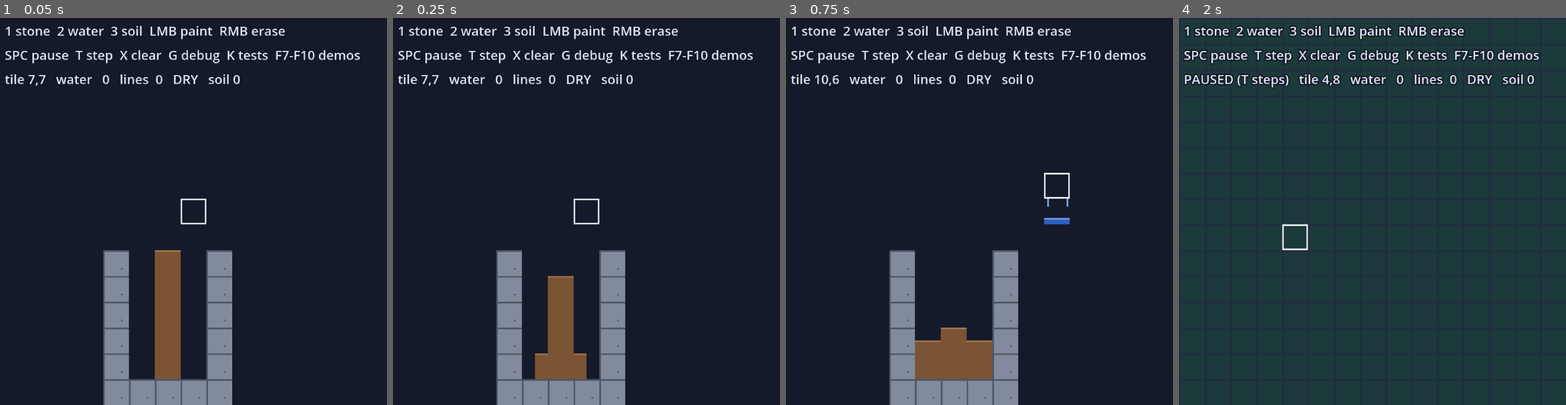
Above: before the commit, frames 1-4 (left to right).
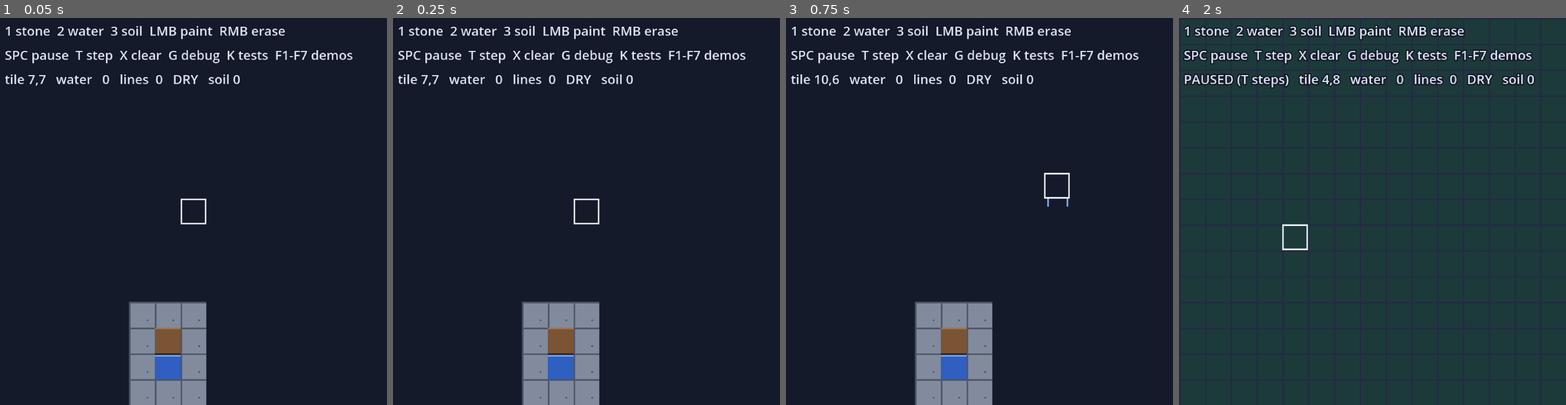
Above: after the commit, the same moments.

Repository: ssjmarx/witchgame
Game: Godot game, scene res://scenes/testing/test_soil.tscn
Same seed, same stepped clock (60 frames per second), same inputs: the game is played once before the commit and once after it. The project has no main scene, so this scene is started directly.
Inputs (mouse positions are in pixels of both pictures, inside the frame that each line leads up to):
- Up to frame 1 (0.05 s): no input
- Up to frame 2 (0.25 s): no input
- Up to frame 3 (0.75 s): tap Enter at 0.5 s; move the mouse to (1064, 192) at 0.52 s; tap T at 0.6 s; click (1064, 192) at 0.67 s
- Up to frame 4 (2 s): tap Space at 0.77, 1.25, 1.52 s; tap X at 0.8, 1.35 s; move the mouse to (1295, 230) at 1.27 s; click (1295, 230) at 1.42 s; tap G at 1.55 s

The runs differ from the first frame. In frame 1, 10% of the frame differs, in the area x 26-93%, y 8-100%; in frame 2, 9.6%; in frame 3, 9.3%; in frame 4, 0.3%.

Commit message:
soil!  solids!

Diff:
--- a/scripts/element_grid/element_renderer.gd
+++ b/scripts/element_grid/element_renderer.gd
@@ -8,6 +8,8 @@
 const TILE := 16  # pixels per tile
 const FLOW_STREAK := 48  # <tune> — downward flow above this draws waterfall streaks
 const SUB_QUADS: Array = [[GridSand.TL, 0, 0], [GridSand.TR, 8, 0], [GridSand.BL, 0, 8], [GridSand.BR, 8, 8]]
+const BOTTOM_MASK := GridSand.BL | GridSand.BR  # the two lower subtile slots
+const TOP_MASK := GridSand.TL | GridSand.TR      # the two upper subtile slots
 
 # the sim state this renderer draws
 var stone: GridStone
@@ -41,7 +43,7 @@
 		_draw_cursor()
 	texture.update(image)
 
-## Paint one tile: beveled stone, or a water column with crest.
+## Paint one tile: beveled stone, or liquid under solids -- water level first, soil quads drawn over the fill they displace.
 func _draw_tile(x: int, y: int) -> void:
 	var px := x * TILE
 	var py := y * TILE
@@ -51,25 +53,12 @@
 		image.fill_rect(Rect2i(px, py, 1, TILE), Palette.STONE_DARK)
 		image.set_pixel(px + 11, py + 11, Palette.STONE_DARK)
 		return
-
 	var n := stone.packet.get_sub(stone.idx(x, y), TilePacket.K_SOIL)
+	var w := water.get_water(x, y)
+	if w >= GridWater.LINE:
+		_draw_water(x, y, px, py, w, n)
 	if n != 0:
 		_draw_soil(x, y, px, py, n)
-
-	var w := water.get_water(x, y)
-	if w < GridWater.LINE:
-		return
-	# a tile under visible water is solid blue; only the surface tile draws level and crest
-	var covered: bool = y > 0 and water.get_water(x, y - 1) >= GridWater.LINE
-	if covered:
-		image.fill_rect(Rect2i(px, py, TILE, TILE), Palette.WATER)
-		_draw_flow(x, y, px, py)
-		return
-	var lines := w >> 4
-	var top := py + TILE - lines
-	image.fill_rect(Rect2i(px, top, TILE, lines), Palette.WATER)
-	image.fill_rect(Rect2i(px, top, TILE, 1), Palette.WATER_SURFACE)
-	_draw_flow(x, y, px, py)
 
 ## Overlay air pockets, per-segment level lines, and the tile grid (G).
 func _draw_debug() -> void:
@@ -125,12 +114,12 @@
 	image.fill_rect(Rect2i(px, py, 1, TILE), Palette.CURSOR)
 	image.fill_rect(Rect2i(px + TILE - 1, py, 1, TILE), Palette.CURSOR)
 
-## Waterfall streaks: downward flow at mag >= FLOW_STREAK with dir DOWN draws hashed vertical streaks keyed on (tile, tick_count) — hash-based, never the sim PRNG (world §1).
-func _draw_flow(x: int, y: int, px: int, py: int) -> void:
+## Waterfall streaks: downward flow at mag >= FLOW_STREAK with dir DOWN draws hashed vertical streaks keyed on (tile, tick_count) — hash-based, never the sim PRNG (world §1). Returns true when streaks were drawn; the caller then draws no fill or crest -- falling water is streaks, not pooled lines.
+func _draw_flow(x: int, y: int, px: int, py: int) -> bool:
 	if water.get_flow_mag(x, y) < FLOW_STREAK:
-		return
+		return false
 	if water.get_flow_dir(x, y) != GridWater.FlowDir.DOWN:
-		return
+		return false
 	var hsh := (x * 92837111 + y * 689287499 + water.tick_count * 283923481) & 0x7FFFFFFF
 	var ln := 3 + ((hsh >> 14) % 3)
 	var s1 := px + (hsh % TILE)
@@ -138,7 +127,7 @@
 	image.fill_rect(Rect2i(s1, py, 1, ln), Palette.WATER_SURFACE)
 	if s2 != s1:
 		image.fill_rect(Rect2i(s2, py, 1, ln), Palette.WATER_SURFACE)
-
+	return true
 
 ## Loose soil: one 8x8 quad per set nibble bit, light lip on subtiles with no soil directly above.
 func _draw_soil(x: int, y: int, px: int, py: int, n: int) -> void:
@@ -159,3 +148,32 @@
 			covered = (n_up & want) != 0
 		if not covered:
 			image.fill_rect(Rect2i(px + c[1], py + c[2], 8, 1), Palette.SOIL_LIP)
+
+## Waterline lift over the tile's own soil subtiles: a squeezed pool reads higher on the fill. v = raw lines (units >> 4), n = soil nibble; returns the drawn line count, clamped to 15.
+func _lifted_lines(v: int, n: int) -> int:
+	var bottom := TilePacket.POPCOUNT[n & BOTTOM_MASK]
+	var top := TilePacket.POPCOUNT[n & TOP_MASK]
+	var shown := v
+	if bottom == 2:
+		if top == 0:
+			shown = v + 4   # 2b: both bottom slots -- flat lift
+		else:
+			shown = mini(2 * v + 4, v + 6)   # 2c: the 2b lift, plus the original lines doubled, cap +6
+	elif bottom == 1:
+		var cap := 2
+		if top > 0:
+			cap = 4   # 2d widens 2a's cap when a top slot is also filled
+		shown = mini(2 * v, v + cap)
+	return mini(shown, 15)
+
+## Draw one tile's water: waterfall streaks replace the fill entirely, covered tiles go solid blue, the surface tile fills by the subtile-lifted line count with a crest.
+func _draw_water(x: int, y: int, px: int, py: int, w: int, n: int) -> void:
+	if _draw_flow(x, y, px, py):
+		return   # falling water: streaks stand in for the lines
+	if y > 0 and water.get_water(x, y - 1) >= GridWater.LINE:
+		image.fill_rect(Rect2i(px, py, TILE, TILE), Palette.WATER)
+		return
+	var lines := _lifted_lines(w >> 4, n)
+	var top := py + TILE - lines
+	image.fill_rect(Rect2i(px, top, TILE, lines), Palette.WATER)
+	image.fill_rect(Rect2i(px, top, TILE, 1), Palette.WATER_SURFACE)
--- a/scripts/element_grid/grid_sand.gd
+++ b/scripts/element_grid/grid_sand.gd
@@ -29,15 +29,19 @@
 var width: int
 var height: int
 
+var water: GridWater
+
 var _sub := PackedByteArray()  # expanded w*2 x h*2 material codes, refilled each tick
+var _moved := PackedByteArray()  # per-tick flags: cells a subtile already landed in this pass
 var _tick_count := 0
 
-## Size the field, bind the packet via the stone facade.
-func _init(w: int, h: int, terrain: GridStone) -> void:
+## Size the field, bind the packet via the stone facade and the water field for headroom queries.
+func _init(w: int, h: int, terrain: GridStone, p_water: GridWater) -> void:
 	width = w
 	height = h
 	stone = terrain
 	pk = terrain.packet
+	water = p_water
 	_sub.resize(w * 2 * h * 2)
 
 ## Flat-array index of tile (x, y).
@@ -59,13 +63,12 @@
 
 # -- Tick pipeline ------------------------------------------------------------
 
-## One tick: expand all subtile columns to the material grid, run the sand pass, repack and book, assert the ledger.
+## One tick: expand, run the sand pass, repack and book. The paired water tick owns the packet assert -- its displacement pass resolves repack's deficits same-tick.
 func tick() -> void:
 	_tick_count += 1
 	_expand()
 	_pass_all()
 	_repack()
-	pk.assert_all()
 
 ## Rebuild the expanded material grid from the packet nibbles (read-only).
 func _expand() -> void:
@@ -102,9 +105,7 @@
 				if _sub[base + 1] == code: n |= TR
 				if _sub[base + w2] == code: n |= BL
 				if _sub[base + w2 + 1] == code: n |= BR
-				var deficit := pk.set_sub(idx(x, y), kind, n)
-				if deficit > 0:
-					push_error("GridSand: repack over-budget at %d,%d kind %d" % [x, y, kind])
+				pk.set_sub(idx(x, y), kind, n)
 
 # -- The sand pass ------------------------------------------------------------
 
@@ -121,20 +122,25 @@
 			for sx in range(w2 - 1, -1, -1):
 				_sub_pass(sx, sy)
 
-## Apply fall / slide to one subtile; every move is one FALL[kind]-step drop, parameters read per material.
+## Apply fall / slide to one subtile; d is the medium-dependent rate -- FALL[kind] through air, SUB_SINK[kind] through liquid -- taken as gated single-cell sub-steps so a fast sinker cannot tunnel. d <= 0 (buoyant kinds) rests: rising is the float lab, not this one.
 func _sub_pass(sx: int, sy: int) -> void:
 	var w2 := width * 2
 	var code := _sub[sy * w2 + sx]
 	if code == EMPTY:
 		return
 	var kind := code - 1
+	var d := FALL[kind] if not _in_liquid(sx, sy) else TilePacket.SUB_SINK[kind]
+	if d <= 0:
+		return
 	var flip := -1 if (_tick_count % 2 == 0) else 1
-	var d := FALL[kind]
-	if _try_move(sx, sy, sx, sy + d, kind):
-		return
-	if _try_move(sx, sy, sx + flip * d, sy + d, kind):
-		return
-	_try_move(sx, sy, sx - flip * d, sy + d, kind)
+	var cy := sy
+	for _step in d:
+		if not _try_move(sx, cy, sx, cy + 1, kind):
+			break
+		cy += 1
+	if cy == sy:
+		if not _try_move(sx, cy, sx + flip, cy + 1, kind):
+			_try_move(sx, cy, sx - flip, cy + 1, kind)
 
 ## Move a subtile: target cell empty, tile enterable, diagonals also need the side cell clear and the slide policy's blessing.
 func _try_move(sx: int, sy: int, tx: int, ty: int, kind: int) -> bool:
@@ -155,20 +161,38 @@
 	_sub[tc] = kind + 1
 	return true
 
-## Corner rule: the side cell must hold no subtile of any kind and sit in non-solid terrain.
+## Corner rule: the side cell must hold no subtile of any kind and sit in pool-capable terrain.
 func _side_clear(sx: int, sy: int) -> bool:
 	if sx < 0 or sx >= width * 2:
 		return false
 	if _sub[sy * width * 2 + sx] != EMPTY:
 		return false
-	return not stone.is_solid(sx >> 1, sy >> 1)
+	return not TilePacket.FULL_SOLID[pk.get_terrain(idx(sx >> 1, sy >> 1))]
 
-## May a subtile enter tile (x, y): non-solid terrain and empty pool (Lab D stance -- the Lab F density pass legalizes displacement).
+## Count subtile cells currently in tile (x, y) per the live expanded grid -- pre-repack truth, so same-pass landings are not missed. Caller guarantees in-bounds.
+func _cells_in_tile(x: int, y: int) -> int:
+	var w2 := width * 2
+	var base := (y * 2) * w2 + x * 2
+	var n := 0
+	if _sub[base] != EMPTY: n += 1
+	if _sub[base + 1] != EMPTY: n += 1
+	if _sub[base + w2] != EMPTY: n += 1
+	if _sub[base + w2 + 1] != EMPTY: n += 1
+	return n
+
+## May a subtile enter tile (x, y): terrain must hold a pool, and the landing either fits the budget or the displaced liquid has escape-reachable headroom up the column (air-gate family, world §3). Caller guarantees in-bounds.
 func _enterable(x: int, y: int) -> bool:
-	if stone.is_solid(x, y):
+	if TilePacket.FULL_SOLID[pk.get_terrain(idx(x, y))]:
 		return false
-	return pk.pool_total(idx(x, y)) == 0
+	var free := TilePacket.POOL_MAX - TilePacket.SUB_DISPLACE * (_cells_in_tile(x, y) + 1) - pk.pool_total(idx(x, y))
+	if free >= 0:
+		return true
+	return water.headroom_above(x, y)
 
 ## May kind take a diagonal move? The alchemy seam -- per-material policy; Lab E's damp reads state here to gate soil.
 func _can_slide(kind: int) -> bool:
 	return SLIDE[kind]
+
+## Is this subtile wetted? Its own tile holds pool content. A full solid tile holds no pool; neighbor reads are the float lab's extension, not soil's.
+func _in_liquid(sx: int, sy: int) -> bool:
+	return pk.pool_total(idx(sx >> 1, sy >> 1)) > 0
--- a/scripts/element_grid/grid_water.gd
+++ b/scripts/element_grid/grid_water.gd
@@ -1,4 +1,4 @@
-## The water field — a view over the shared TilePacket. One tick, four rules,
+## The water field — a view over the shared TilePacket. One tick, five rules,
 ## one invariant. GridWater owns the water RULES; the bytes live in pk.
 ## region labels are one tick stale (deterministic); (c) treats the donor's headspace as freely expandable.
 
@@ -161,7 +161,7 @@
 	_regions.clear()
 	_escape.fill(false)
 
-## One simulation tick: relabel, run the four rules, verify volume, verify the ledger, emit band changes.
+## One simulation tick: relabel, eject displacement, run the flow rules, verify volume, verify the ledger, emit band changes.
 func tick() -> void:
 	tick_count += 1
 	# tick head: last tick's flow dies before any new move stamps
@@ -169,8 +169,9 @@
 	_flow_best.fill(0)
 	_flow_dir.fill(0)
 	var snap := _levels_snapshot()
+	var checksum := total()   # captured before ANY pool-moving pass -- rule five included
 	_analyze()
-	var checksum := total()
+	_displacement_pass()
 	_cell_pass_all()
 	_seek_level_pass()
 	# the invariant: a tick may move water, never create or destroy it
@@ -364,7 +365,7 @@
 				flow_stamp(t, FlowDir.DOWN_RIGHT if dx > 0 else FlowDir.DOWN_LEFT, taken)
 				return
 
-	# 3) CREEP — advance into dry space, both sides, half-difference each
+	# 3) CREEP -- advance into dry space, both sides, half-difference capped by the target's free capacity
 	for k in 2:
 		var dx := flip if k == 0 else -flip
 		var nx := p.x + dx
@@ -374,12 +375,13 @@
 			continue
 		var n := idx(nx, p.y)
 		var nw := pk.get_pool(n, W)
-		if nw < LINE and nw < w - 1 and _gate(n, i):
-			var move := (w - nw) >> 1
+		var free := pk.pool_free(n)
+		if nw < LINE and free > 0 and nw < w - 1 and _gate(n, i):
+			var move := mini((w - nw) >> 1, free)
 			var taken := pk.take_pool(i, W, move)
 			pk.add_pool(n, W, taken)
 			flow_stamp(n, FlowDir.RIGHT if dx > 0 else FlowDir.LEFT, taken)
-			w = pk.get_pool(i, W)  # refresh: side two reads what side one left
+			w = pk.get_pool(i, W)
 
 ## May water from src enter dry cell t? Only if the displaced air has somewhere to go.
 func _gate(t: int, src: int) -> bool:
@@ -501,3 +503,45 @@
 				and _region_of[s_above] == _region_of[cell]:
 			return true  # the donor's own receding headspace
 	return false
+
+## Escape-gated column walk: does some tile above (x, y) have pool headroom with air that reaches open sky? The entry gate for deficit landings; _escape is the one-tick-stale opinion (_gate's family).
+func headroom_above(x: int, y: int) -> bool:
+	var yy := y - 1
+	while yy >= 0:
+		var i := idx(x, yy)
+		if TilePacket.FULL_SOLID[pk.get_terrain(i)]:
+			return false
+		if pk.pool_free(i) > 0 and _escape[i]:
+			return true
+		yy -= 1
+	return false
+
+## Rule five: every over-budget tile ejects its excess up its column -- solids sink, liquid climbs. Deposits land at the first free, escape-reachable tile, lightest material first; leftover excess persists (the entry gate should have prevented it).
+func _displacement_pass() -> void:
+	for y in range(height - 1, -1, -1):
+		for x in width:
+			var i := idx(x, y)
+			var excess := pk.pool_total(i) - pk.pool_capacity(i)
+			if excess <= 0:
+				continue
+			var yy := y - 1
+			while excess > 0 and yy >= 0:
+				var h := idx(x, yy)
+				if TilePacket.FULL_SOLID[pk.get_terrain(h)]:
+					break
+				var moved := 0
+				if _escape[h]:
+					while excess > 0 and pk.pool_free(h) > 0:
+						var m := pk.lightest_mat(i)
+						if m < 0:
+							break
+						var have := pk.get_pool(i, m)
+						var room := pk.pool_free(h)
+						var chunk := mini(excess, mini(have, room))
+						pk.take_pool(i, m, chunk)
+						pk.add_pool(h, m, chunk)
+						moved += chunk
+						excess -= chunk
+				if moved > 0:
+					flow_stamp(h, FlowDir.UP, moved)
+				yy -= 1
--- a/scripts/element_grid/tile_packet.gd
+++ b/scripts/element_grid/tile_packet.gd
@@ -294,14 +294,19 @@
 			ok = false
 	return ok
 
-## Remove up to amount units of the single lowest-density material present at tile i; returns units taken.
-func drain_lightest(i: int, amount: int) -> int:
+## Material id of the single lowest-density content at tile i; -1 when the pool is empty.
+func lightest_mat(i: int) -> int:
 	var best := -1
 	var best_d := 9999
 	for m in MAT_COUNT:
 		if get_pool(i, m) > 0 and DENSITY[m] < best_d:
 			best = m
 			best_d = DENSITY[m]
+	return best
+
+## Remove up to amount units of the single lowest-density material present at tile i; returns units taken.
+func drain_lightest(i: int, amount: int) -> int:
+	var best := lightest_mat(i)
 	if best == -1:
 		return 0
 	return take_pool(i, best, amount)
--- a/scripts/testing/test_soil.gd
+++ b/scripts/testing/test_soil.gd
@@ -6,38 +6,50 @@
 
 const PAINT_DOSE := 64    # water units added per tick while painting
 
-# F7-F10 soil acceptance diagrams: s stone, w water 255, d soil full, t soil top-half, . air
+# F1-F7 soil acceptance diagrams (F6 is dead on this keyboard): s stone, w water 255, d soil full, t soil top-half, . air
 const PRESETS := {
-	KEY_F7: [
-		".d.",
-		".d.",
-		".d.",
-		".d.",
-		".d.",
-	],
-	KEY_F8: [
+	KEY_F1: [
+		".d.",
+		".d.",
+		".d.",
+		".d.",
+		".d.",
+	],
+	KEY_F2: [
 		"sds",
 		".s.",
 	],
-	KEY_F9: [
+	KEY_F3: [
 		"t",
 		"t",
 		"t",
 		".",
 		".",
 	],
-	KEY_F10: [
+	KEY_F4: [
 		"d",
 		"w",
 		".",
 	],
+	KEY_F5: [
+		"..",
+		"..",
+		"dd",
+		"ww",
+		"ww",
+	],
+	KEY_F7: [
+		"s",
+		"d",
+		"w",
+	],
 }
 
 var sand: GridSand
 
 ## Build the sand engine and load the spread demo.
 func _setup() -> void:
-	sand = GridSand.new(GRID_W, GRID_H, stone)
+	sand = GridSand.new(GRID_W, GRID_H, stone, water)
 	_load_preset(KEY_F7)
 
 ## Tick-boundary dosing: held-mouse water, or soil one subtile per tick.
@@ -52,7 +64,7 @@
 	elif paint == Paint.SOIL:
 		_brush_soil(t)
 
-## Advance solids before liquids -- the Lab F density pass will own the coupling.
+## Advance solids before liquids -- sand's repack deficits are resolved by water's displacement pass the same tick, and water's tick owns the packet assert.
 func _tick_world() -> void:
 	sand.tick()
 	water.tick()
@@ -76,7 +88,7 @@
 		return stone.set_terrain(t.x, t.y, GridStone.Terrain.STONE)
 	return false
 
-## Scene keys: F7-F10 presets, 1/2/3 material, K runs the soil suite.
+## Scene keys: F1-F7 presets, 1/2/3 material, K runs the soil suite.
 func _handle_key(k: int) -> bool:
 	if PRESETS.has(k):
 		_load_preset(k)
@@ -96,7 +108,7 @@
 
 ## Controls listing for the soil sandbox.
 func _hint_header() -> String:
-	return "1 stone  2 water  3 soil  LMB paint  RMB erase\nSPC pause  T step  X clear  G debug  K tests  F7-F10 demos\n"
+	return "1 stone  2 water  3 soil  LMB paint  RMB erase\nSPC pause  T step  X clear  G debug  K tests  F1-F7 demos\n"
 
 ## Live readout: the base water line plus the hovered tile's soil nibble.
 func _info_line(t: Vector2i) -> String:
@@ -129,7 +141,7 @@
 func _test(name: String, preset_key: int, check: Callable) -> void:
 	var t_stone := GridStone.new(GRID_W, GRID_H)
 	var t_water := GridWater.new(GRID_W, GRID_H, t_stone)
-	var t_sand := GridSand.new(GRID_W, GRID_H, t_stone)
+	var t_sand := GridSand.new(GRID_W, GRID_H, t_stone, t_water)
 	var o := _carve_preset(t_stone, t_water, PRESETS[preset_key])
 	var w0 := t_water.total()
 	var s0 := t_sand.total(TilePacket.K_SOIL)
@@ -137,6 +149,12 @@
 		t_sand.tick()
 		t_water.tick()
 	var err: String = check.call([t_stone, t_water, o, t_sand])
+	if err == "":
+		var pk := t_stone.packet
+		for i in GRID_W * GRID_H:
+			if pk.pool_total(i) > pk.pool_capacity(i):
+				err = "pool over capacity at %s" % pk.xy_of(i)
+				break
 	if err != "":
 		print("FAIL  %s -- %s" % [name, err])
 	elif t_water.total() != w0:
@@ -162,6 +180,7 @@
 				return "columns %d/%d differ by %d" % [c - 1, c, absi(hgt - prev)]
 			prev = hgt
 		return ""
+
 	var check_corner := func(s: Array) -> String:
 		var pk: TilePacket = s[0].packet
 		var o: Vector2i = s[2]
@@ -171,16 +190,65 @@
 			if pk.get_sub(pk.idx(o.x + c.x, o.y + c.y), TilePacket.K_SOIL) != 0:
 				return "corner rule failed at %s -- soil tunneled" % c
 		return ""
+
 	var check_compact := func(s: Array) -> String:
 		var pk: TilePacket = s[0].packet
 		var o: Vector2i = s[2]
 		for ty in 5:
-			var want := 3 if ty >= 2 else 0
+			var want := 0
+			if ty == 3:
+				want = 3
+			elif ty == 4:
+				want = 15
 			var got := pk.get_sub(pk.idx(o.x, o.y + ty), TilePacket.K_SOIL)
 			if got != want:
 				return "row %d nibble %d, want %d" % [ty, got, want]
 		return ""
-	_test("ST1  column spreads to a staircase", KEY_F7, check_spread)
-	_test("ST2  corner rule holds soil on a shelf", KEY_F8, check_corner)
-	_test("ST3  half-tiles compact and fall as 3s", KEY_F9, check_compact)
+
+	var check_sink := func(s: Array) -> String:
+		var pk: TilePacket = s[0].packet
+		var o: Vector2i = s[2]
+		if pk.get_sub(pk.idx(o.x, o.y + 2), TilePacket.K_SOIL) != 15:
+			return "soil did not compact into the floor tile"
+		if pk.get_pool(pk.idx(o.x, o.y + 2), TilePacket.Mat.WATER) != 0:
+			return "water entered the soil tile"
+		if pk.get_pool(pk.idx(o.x, o.y + 1), TilePacket.Mat.WATER) != 255:
+			return "water did not close in above the sunken soil"
+		if pk.get_sub(pk.idx(o.x, o.y + 1), TilePacket.K_SOIL) != 0:
+			return "soil stranded mid-column"
+		if pk.get_pool(pk.idx(o.x, o.y), TilePacket.Mat.WATER) != 0:
+			return "water stranded above the exchange"
+		return ""
+
+	var check_basin := func(s: Array) -> String:
+		var pk: TilePacket = s[0].packet
+		var o: Vector2i = s[2]
+		for dx in 2:
+			if pk.get_sub(pk.idx(o.x + dx, o.y + 4), TilePacket.K_SOIL) != 15:
+				return "soil did not compact at column %d" % dx
+			if pk.get_pool(pk.idx(o.x + dx, o.y + 4), TilePacket.Mat.WATER) != 0:
+				return "water in the soil tile at column %d" % dx
+			for ty in 2:
+				if pk.get_pool(pk.idx(o.x + dx, o.y + 2 + ty), TilePacket.Mat.WATER) != 255:
+					return "water not brim-full at column %d row %d" % [dx, ty]
+			for ty in 2:
+				if pk.get_pool(pk.idx(o.x + dx, o.y + ty), TilePacket.Mat.WATER) != 0:
+					return "water escaped into the air rows at column %d" % dx
+		return ""
+
+	var check_sealed := func(s: Array) -> String:
+		var pk: TilePacket = s[0].packet
+		var o: Vector2i = s[2]
+		if pk.get_sub(pk.idx(o.x, o.y + 1), TilePacket.K_SOIL) != 15:
+			return "soil left its tile in a sealed column"
+		if pk.get_pool(pk.idx(o.x, o.y + 2), TilePacket.Mat.WATER) != 255:
+			return "water moved in a sealed column"
+		return ""
+
+	_test("ST1  column spreads to a staircase", KEY_F1, check_spread)
+	_test("ST2  corner rule holds soil on a shelf", KEY_F2, check_corner)
+	_test("ST3  half-tiles compact and fall as 3s", KEY_F3, check_compact)
+	_test("ST4  soil sinks through water, settles beneath it", KEY_F4, check_sink)
+	_test("ST5  sealed basin exchanges soil for water exactly", KEY_F5, check_basin)
+	_test("ST6  sealed column refuses the exchange", KEY_F7, check_sealed)
 	print("== done ==")
--- a/scripts/testing/water_test.gd
+++ b/scripts/testing/water_test.gd
@@ -6,7 +6,7 @@
 
 const PAINT_DOSE := 64    # water units added per tick while painting
 
-# F1-F6 acceptance diagrams: s stone, w water (255 units), a air
+# F1-F7 acceptance diagrams: s stone, w water (255 units), a air
 const PRESETS := {
 	KEY_F1: [
 		"saaas",
@@ -44,7 +44,7 @@
 		"wsw",
 		"waw",
 	],
-	KEY_F6: [
+	KEY_F7: [
 		"sssss",
 		"swaas",
 		"swsas",
@@ -75,7 +75,7 @@
 		return stone.set_terrain(t.x, t.y, GridStone.Terrain.STONE)
 	return false
 
-## Scene keys: F1-F6 presets, 1/2 material, K runs the water and packet suites.
+## Scene keys: F1-F7 presets, 1/2 material, K runs the water and packet suites.
 func _handle_key(k: int) -> bool:
 	if PRESETS.has(k):
 		_load_preset(k)
@@ -94,7 +94,7 @@
 
 ## Controls listing for the water sandbox.
 func _hint_header() -> String:
-	return "1 stone  2 water  LMB paint  RMB erase\nSPC pause  T step  X clear  G debug  K tests  F1-F6 demos\n"
+	return "1 stone  2 water  LMB paint  RMB erase\nSPC pause  T step  X clear  G debug  K tests  F1-F7 demos\n"
 
 ## Reset both grids and carve the demo bound to a preset key.
 func _load_preset(keycode: int) -> void:
@@ -184,7 +184,7 @@
 	_test("Ex3a sealed cave stays dry", KEY_F3, check_ex3a)
 	_test("Ex3b cave floods, ceiling drains", KEY_F4, check_ex3b)
 	_test("Ex5  bottom pocket floods, columns level", KEY_F5, check_ex5)
-	_test("Ex6  rotation around stone", KEY_F6, check_ex6)
+	_test("Ex6  rotation around stone", KEY_F7, check_ex6)
 	print("── done ──")
 
 ## Packet unit tests — pure TilePacket behavior, no carving, instant.
Not shown: 1 places in scenes/testing/test_soil.tscn that only renumber resources
Not shown, changed: docs/PROJECT_MAP.md
